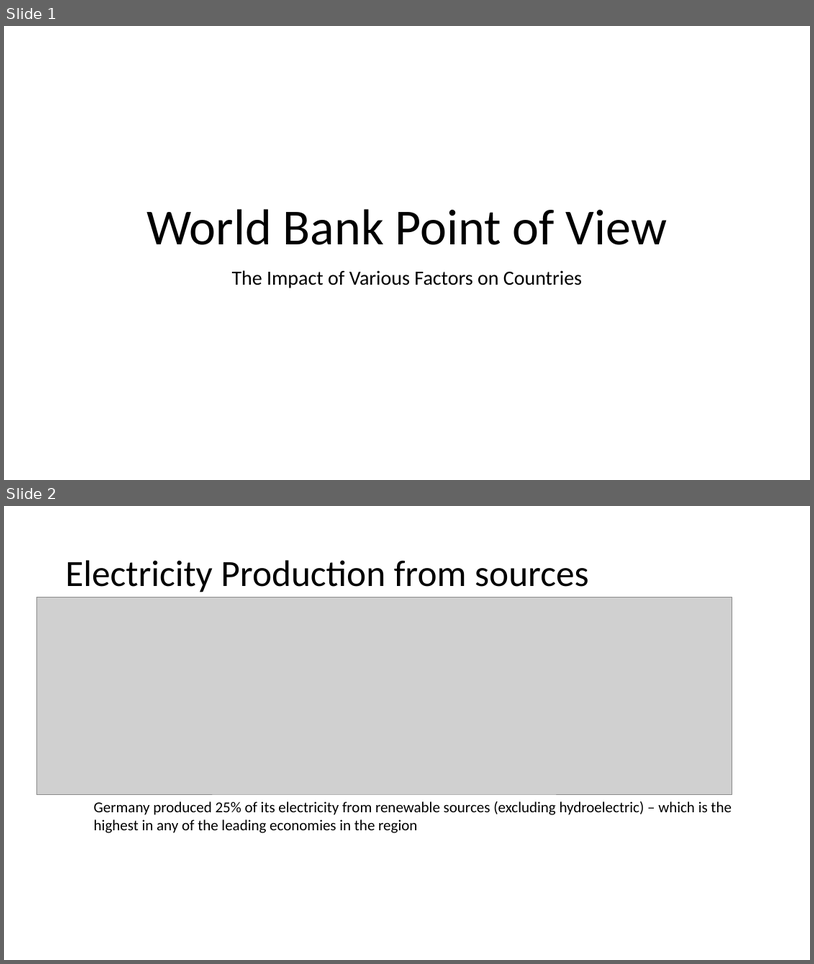
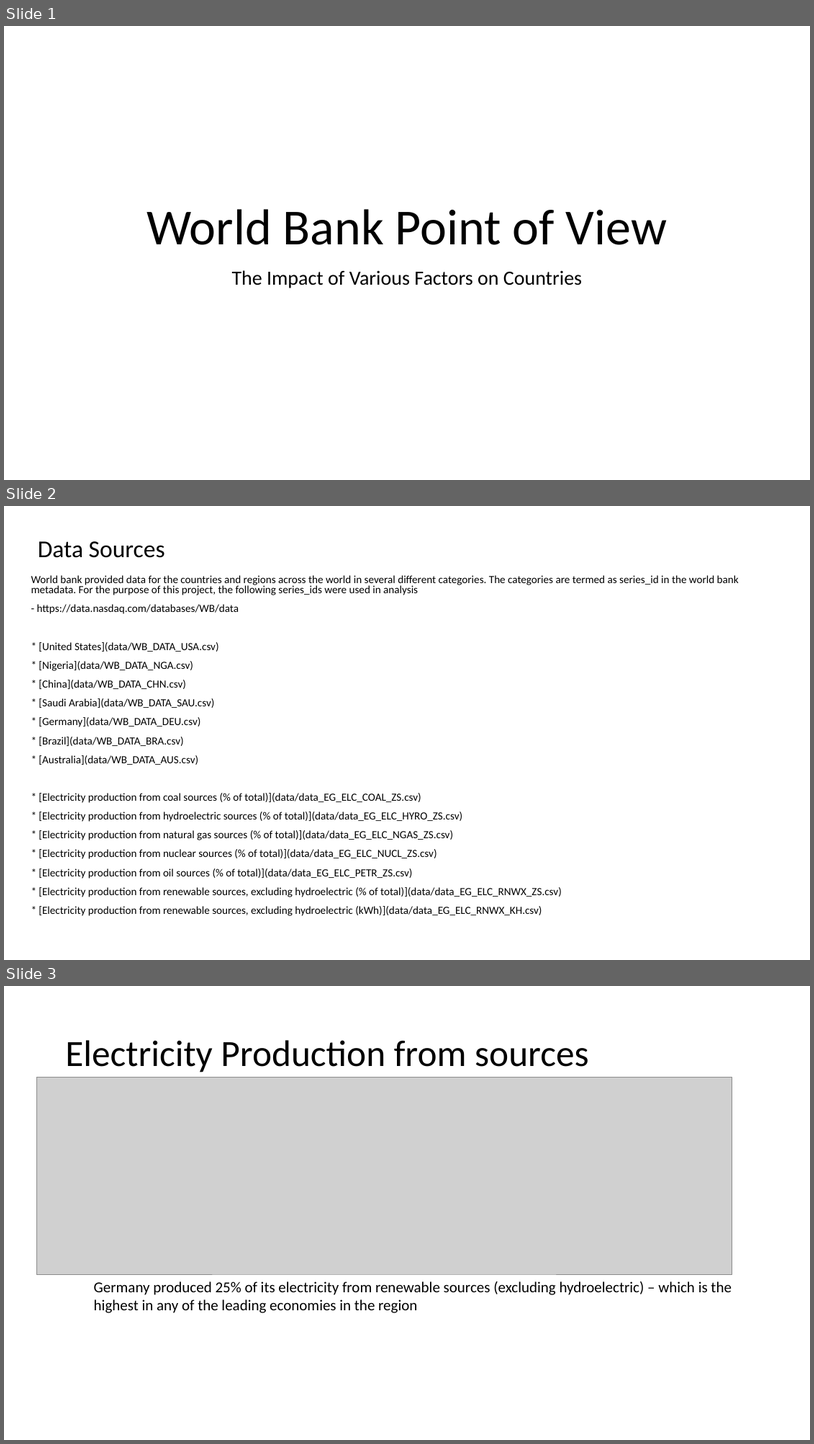
Before and after one commit to sjalasutram/FinTechProject1, a slide deck: reports/Final Presentation - Group1.pptx. Shown one above the other, each under a label of ours: slides 1 and 2 before the commit, slides 1, 2 and 3 after it. The pictures are 814x964 and 814x1444 pixels, drawn with LibreOffice and Linux fonts; fonts in the diff are those of the drawing; grey boxes stand for pictures. Boxes give left, top, right and bottom in pixels: in the first picture for what was removed or moved away, otherwise in the second. Text is boxed around its words. In the diff, an @@ line names an element or a change of style, - is before the commit and + after.

Commit message:
final_presentation

```diff
--- a/reports/Final Presentation - Group1.pptx
+++ b/reports/Final Presentation - Group1.pptx
@@ slide 2 added at box(4, 506, 810, 960), background #FFFFFF @@
@@ title added at box(38, 541, 165, 558), 28.8 pt, text #000000 @@
+Data Sources
@@ text added at box(31, 575, 739, 916), 12.9 pt, text #000000 @@
+World bank provided data for the countries and regions across the world in several different categories. The categories are termed as series_id in the world bank metadata. For the purpose of this project, the following series_ids were used in analysis
+- https://data.nasdaq.com/databases/WB/data
+* [United States](data/WB_DATA_USA.csv)
+* [Nigeria](data/WB_DATA_NGA.csv)
+* [China](data/WB_DATA_CHN.csv)
+* [Saudi Arabia](data/WB_DATA_SAU.csv)
+* [Germany](data/WB_DATA_DEU.csv)
+* [Brazil](data/WB_DATA_BRA.csv)
+* [Australia](data/WB_DATA_AUS.csv)
+* [Electricity production from coal sources (% of total)](data/data_EG_ELC_COAL_ZS.csv)
+* [Electricity production from hydroelectric sources (% of total)](data/data_EG_ELC_HYRO_ZS.csv)
+* [Electricity production from natural gas sources (% of total)](data/data_EG_ELC_NGAS_ZS.csv)
+* [Electricity production from nuclear sources (% of total)](data/data_EG_ELC_NUCL_ZS.csv)
+* [Electricity production from oil sources (% of total)](data/data_EG_ELC_PETR_ZS.csv)
+* [Electricity production from renewable sources, excluding hydroelectric (% of total)](data/data_EG_ELC_RNWX_ZS.csv)
+* [Electricity production from renewable sources, excluding hydroelectric (kWh)](data/data_EG_ELC_RNWX_KH.csv)
@@ what was slide 2 is now slide 3 @@
```
Also in this commit, not shown: 4 slides removed, 1 other file.
